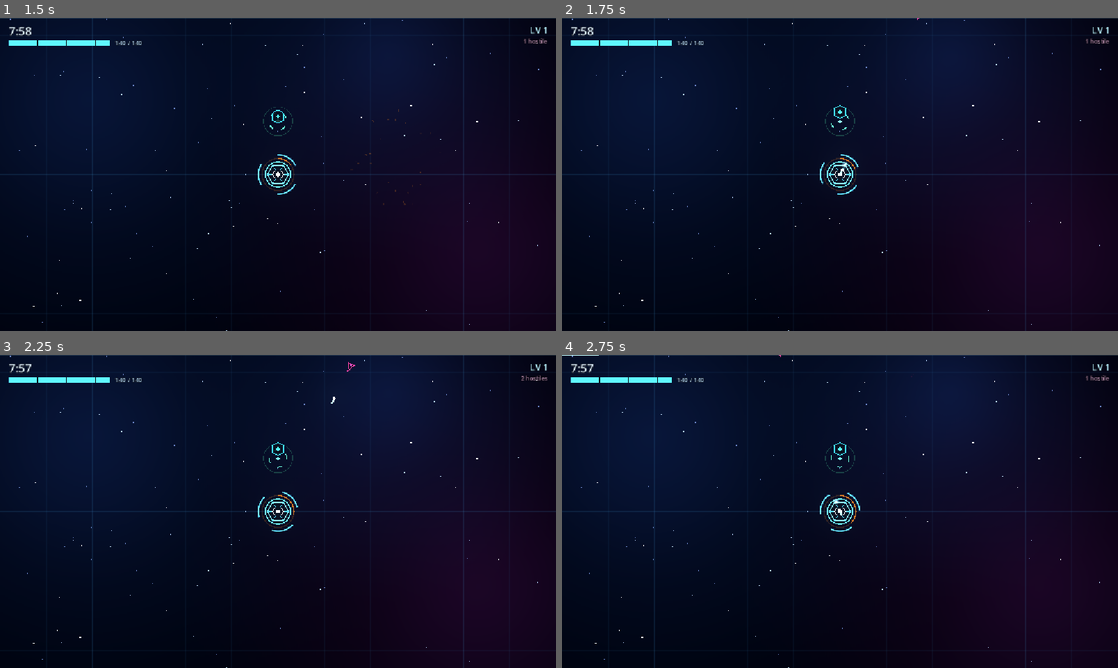
Above: before the commit, frames 1-4 (two rows, left to right).
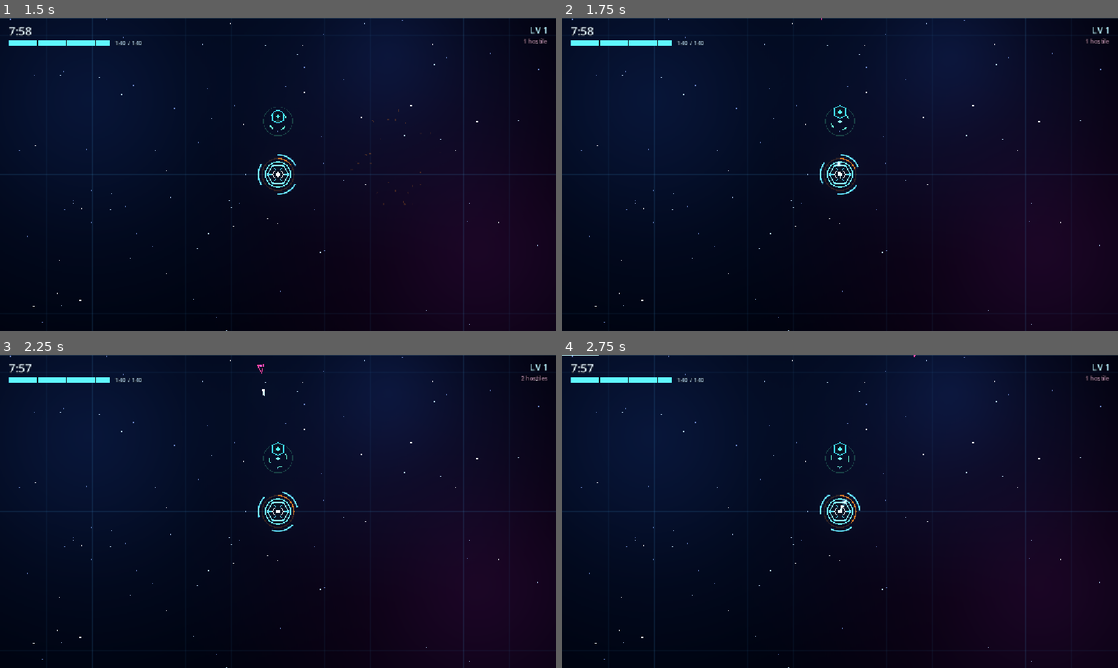
Above: after the commit, the same moments.

Repository: tapiokdev/squadron-concept-game
Game: Godot game, scene res://main.tscn
Two runs of this game, one before a commit and one after it. Both use one fixed random seed, a clock stepped at 60 frames per second and the inputs below.
Inputs (mouse positions are in pixels of both pictures, inside the frame that each line leads up to):
- Up to frame 1 (1.5 s): tap Enter at 0.5 s; move the mouse to (400, 158) at 0.52 s; click (400, 158) at 0.67 s; drag from (166, 190) to (250, 237) at 1.27 s
- Up to frame 2 (1.75 s): no input
- Up to frame 3 (2.25 s): move the mouse to (333, 442) at 2.02 s; click (333, 442) at 2.17 s
- Up to frame 4 (2.75 s): no input

Frame 1 is identical in both runs. In frame 2, less than 0.1% of the frame differs, in the area x 46-65%, y 0-52%; in frame 3, less than 0.1%; in frame 4, less than 0.1%, in the area x 39-64%, y 0-52%.

Commit message:
Give the last three minutes a shape, and the Lancer a reason to move
After the Carrier at min 5 nothing new arrived for the rest of the run —
the same three enemies with a slowly growing HP bar. The Dreadnought
fills that window: 420 HP at 22 px/s, sitting just under the Carrier, so
it is a wall that walks rather than another thing to shoot.

That also fixes what made tanky drones feel weak. The Bastion was never
short on stats — it out-damages a Lancer 20 to 8.9 and out-lives it 160
to 35 — it was short on engagement, because drones do not chase and
nothing slow ever walked into its 38px reach. A Dreadnought does, and
gets held: measured in-editor, one stops dead against a Bastion for 3.3s
while they trade, which is the front line the squad never had a use for.

The Lancer drops 260 to 165 so the wing has to stand where the fighting
is. It stays clearly standoff at 4.3x the Bastion's reach, and now sits
inside the squad's own 200px threat scan instead of out-ranging it.

The spawn roll becomes an ordered band table rather than nested elifs.
A band that has not unlocked no longer reserves its slice, and the next
heavy is a row instead of another branch. Verified the pre-boss curve is
distribution-identical to before, so the tuning playtests signed off on
is untouched; the escalation is entirely past the 300s mark.

Co-Authored-By: Claude Opus 5 <noreply@anthropic.com>

Diff:
--- a/data/drones/lancer.tres
+++ b/data/drones/lancer.tres
@@ -11,6 +11,6 @@
 radius = 9.0
 attack_damage = 8.0
 attack_interval = 0.9
-attack_range = 260.0
+attack_range = 165.0
 base_respawn = 10.0
 color = Color(0.55, 0.95, 1, 1)
--- /dev/null
+++ b/data/enemies/dreadnought.tres
@@ -0,0 +1,15 @@
+[gd_resource type="Resource" script_class="EnemyDef" load_steps=2 format=3]
+
+[ext_resource type="Script" path="res://scripts/enemies/enemy_def.gd" id="1"]
+
+[resource]
+script = ExtResource("1")
+display_name = "Dreadnought"
+behavior = 0
+max_hp = 420.0
+speed = 22.0
+radius = 22.0
+contact_damage = 35.0
+xp_value = 25
+silhouette = 2
+color = Color(0.85, 0.18, 0.95, 1)
--- a/scripts/enemy_spawner.gd
+++ b/scripts/enemy_spawner.gd
@@ -12,6 +12,7 @@
 const BULWARK := preload("res://data/enemies/bulwark.tres")
 const INTERCEPTOR := preload("res://data/enemies/interceptor.tres")
 const CARRIER := preload("res://data/enemies/carrier.tres")
+const DREADNOUGHT := preload("res://data/enemies/dreadnought.tres")
 
 @export var active := false
 @export var arc_centers_deg: Array[float] = [-90.0, 135.0, 0.0]
@@ -31,8 +32,16 @@
 ## Fraction of spawns that roll into each special type once unlocked.
 @export var bulwark_share := 0.05
 @export var interceptor_share := 0.08
-## The elite moment from the brief (~min 5).
+## The elite moment from the brief (~min 5). It doubles as the line where
+## the roster escalates, so there is one number for "after the boss" rather
+## than two that can drift apart: everything before it is the curve the
+## playtests signed off on, everything after it is the heavy phase.
 @export var elite_at_sec := 300.0
+## Post-elite roster. Dreadnoughts exist only after the Carrier, and the
+## Bulwark share steps up at the same moment — the last three minutes used
+## to be the same three enemies with slowly growing HP bars.
+@export var dreadnought_share := 0.06
+@export var bulwark_share_late := 0.10
 
 var elapsed := 0.0
 
@@ -67,17 +76,43 @@
 			count += 1
 	return count
 
+## Spawn bands in priority order, each claiming a slice of one roll. A band
+## that has not unlocked yet is skipped *without* reserving its slice, so its
+## share falls through to the bands below instead of quietly becoming
+## Swarmers the way the old nested `elif` chain did. Anything past the last
+## band is a Swarmer, which is why Swarmer has no row of its own.
+##
+## A table rather than more branches because "a few tougher versions" is the
+## expected direction of travel here — the next heavy should be a row.
+func _bands() -> Array[Dictionary]:
+	var late := elapsed >= elite_at_sec
+	return [
+		{"def": DREADNOUGHT, "after": elite_at_sec, "share": dreadnought_share,
+				"any_angle": false},
+		{"def": BULWARK, "after": bulwark_after_sec,
+				"share": bulwark_share_late if late else bulwark_share,
+				"any_angle": false},
+		# Interceptors come in off-angle to punish tunnel vision on the main arc.
+		{"def": INTERCEPTOR, "after": interceptor_after_sec,
+				"share": interceptor_share, "any_angle": true},
+	]
+
 func _spawn_one() -> void:
 	var def: EnemyDef = SWARMER
+	var any_angle := false
+	var roll := randf()
+	var covered := 0.0
+	for band in _bands():
+		if elapsed < float(band.after):
+			continue
+		if roll < covered + float(band.share):
+			def = band.def
+			any_angle = band.any_angle
+			break
+		covered += float(band.share)
 	var arc: float = arc_centers_deg[randi() % _unlocked_arcs()]
-	var angle := deg_to_rad(arc + randf_range(-0.5, 0.5) * arc_span_deg)
-	var roll := randf()
-	if elapsed >= bulwark_after_sec and roll < bulwark_share:
-		def = BULWARK
-	elif elapsed >= interceptor_after_sec and roll >= bulwark_share and roll < bulwark_share + interceptor_share:
-		def = INTERCEPTOR
-		# Interceptors come in off-angle to punish tunnel vision on the main arc.
-		angle = randf() * TAU
+	var angle := randf() * TAU if any_angle \
+			else deg_to_rad(arc + randf_range(-0.5, 0.5) * arc_span_deg)
 	var dir := Vector2.from_angle(angle)
 	var hp_scale := 1.0 + hp_scale_per_min * elapsed / 60.0
 	_pool.try_spawn(def, _tower.position + dir * _spawn_distance(dir), _tower, hp_scale)
